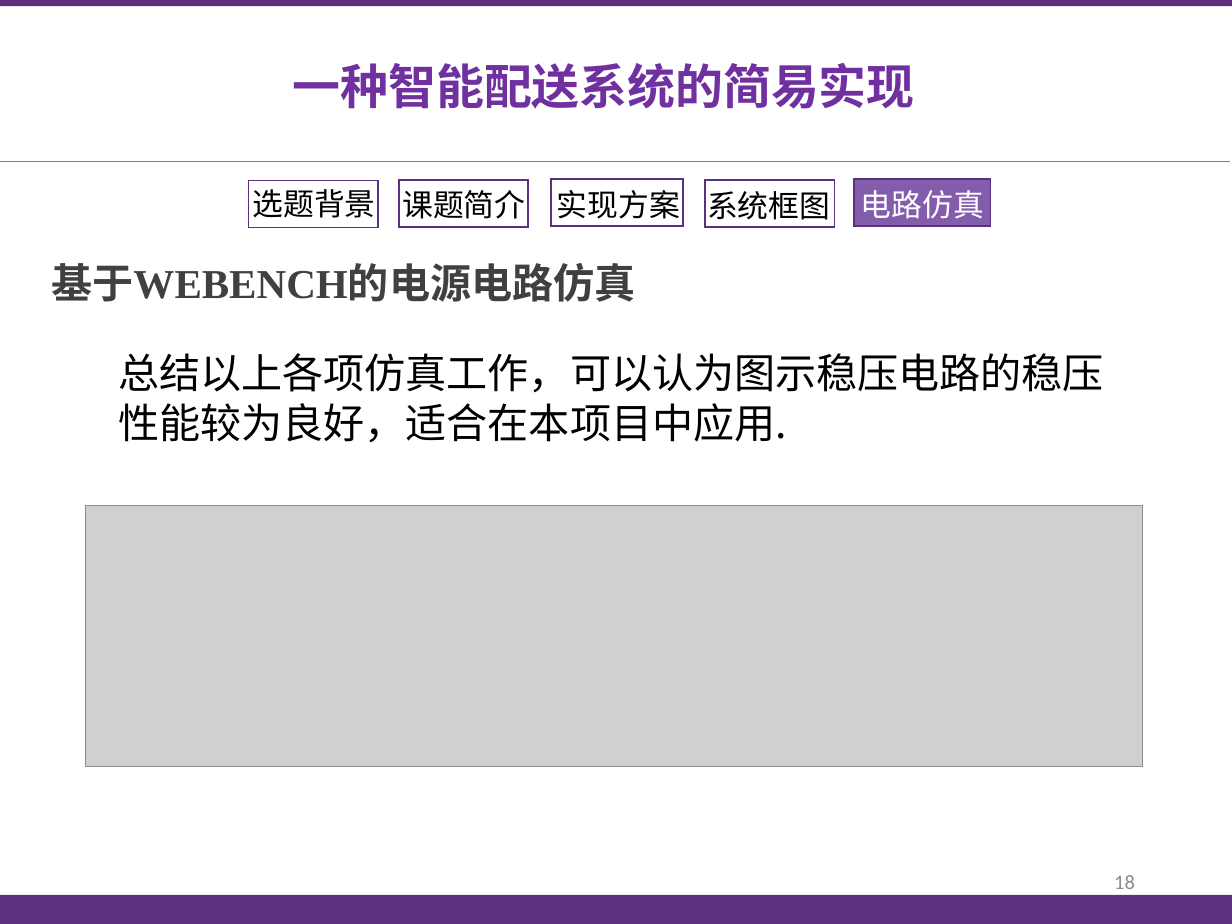
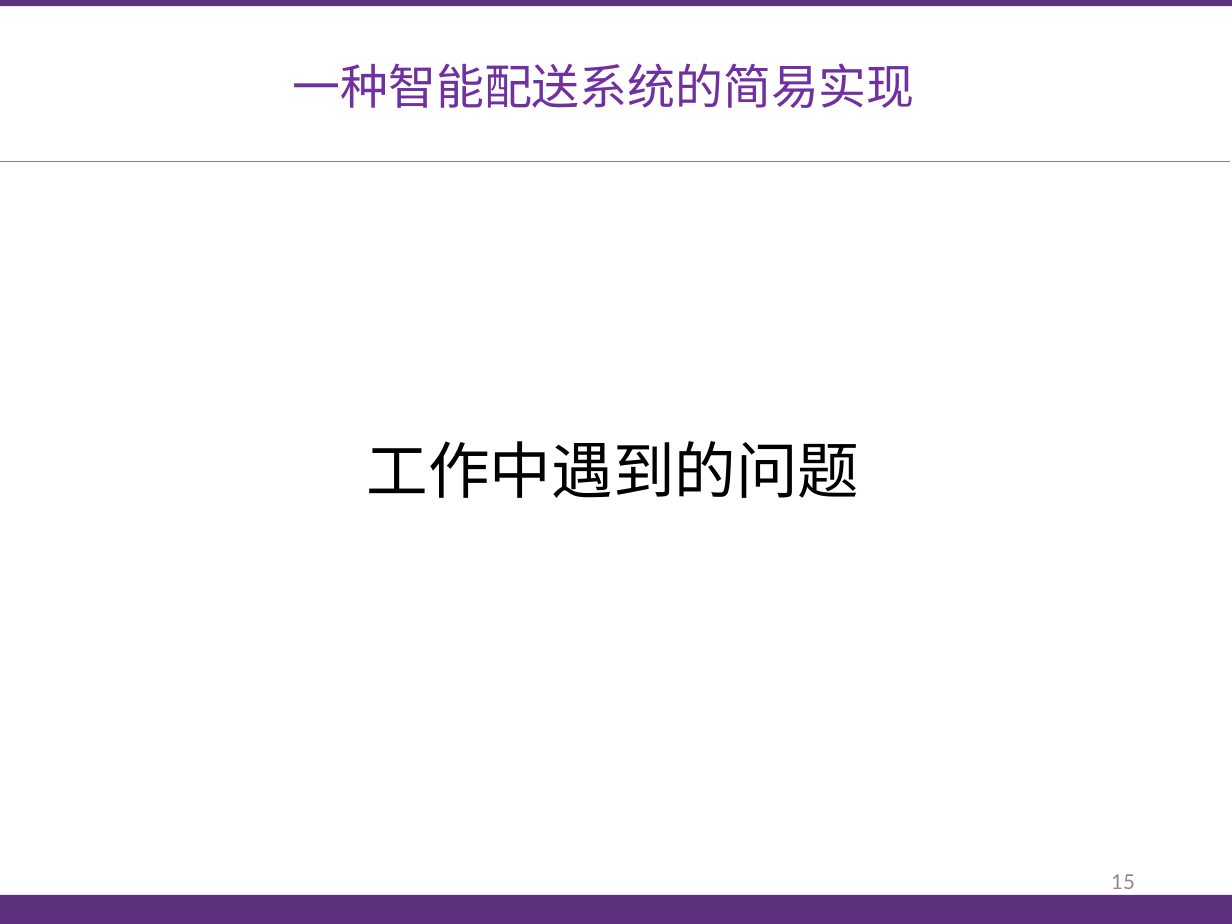
Before and after one commit to jameswhqi/summer-electronics, a slide deck: slide 15 of final_report/答辩_祁文浩_康梓峰.pptx (slide 18 before the commit). Drawn at 1232x924 pixels with LibreOffice and Linux fonts; fonts in the diff are those of the drawing; grey boxes stand for pictures. Boxes give left, top, right and bottom in pixels: in the first picture for what was removed or moved away, otherwise in the second. Text is boxed around its words. In the diff, an @@ line names an element or a change of style, - is before the commit and + after.

```diff
--- a/final_report/答辩_祁文浩_康梓峰.pptx
+++ b/final_report/答辩_祁文浩_康梓峰.pptx
@@ text "一种智能配送系统的简易实现" at (293, 63, 915, 108): font Noto Sans CJK SC to Roboto, bold off @@
@@ rectangle removed at (551, 179, 683, 225) @@
@@ rectangle removed at (854, 179, 991, 225) @@
@@ rectangle removed at (249, 180, 378, 227) @@
@@ text removed at (253, 189, 376, 218) @@
-选题背景
@@ rectangle removed at (399, 180, 529, 227) @@
@@ text removed at (402, 190, 525, 219) @@
-课题简介
@@ text removed at (557, 190, 680, 219) @@
-实现方案
@@ rectangle removed at (706, 180, 835, 227) @@
@@ text removed at (707, 191, 830, 220) @@
-系统框图
@@ text removed at (861, 190, 984, 219) @@
-电路仿真
@@ text removed at (51, 263, 635, 302) @@
-基于WEBENCH的电源电路仿真
@@ text removed at (118, 353, 1104, 443) @@
-总结以上各项仿真工作，可以认为图示稳压电路的稳压性能较为良好，适合在本项目中应用.
@@ text added at (367, 441, 860, 498), 36 pt, text #000000 @@
+工作中遇到的问题
@@ picture removed at (86, 505, 1143, 766) @@
@@ page number at (1111, 874, 1135, 889): text changed; font Calibri to Lato @@
-18
+15
```
Also in this commit, not shown: 7 other slides changed, 14 slides added, 11 slides removed, 6 other files.
